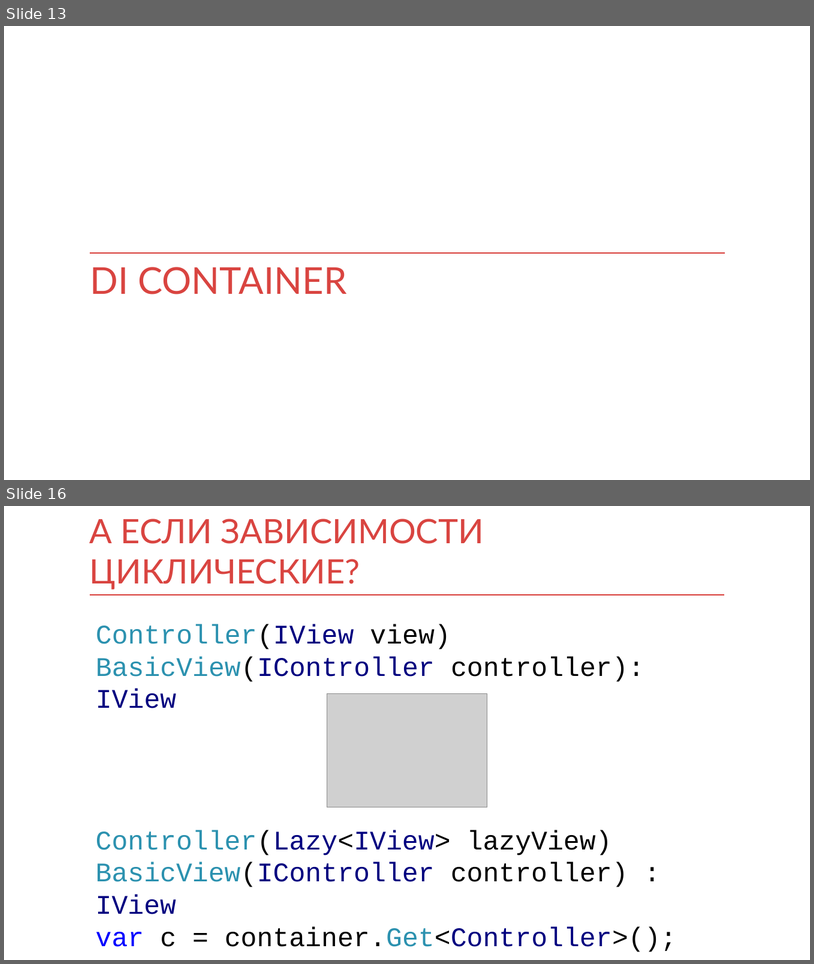
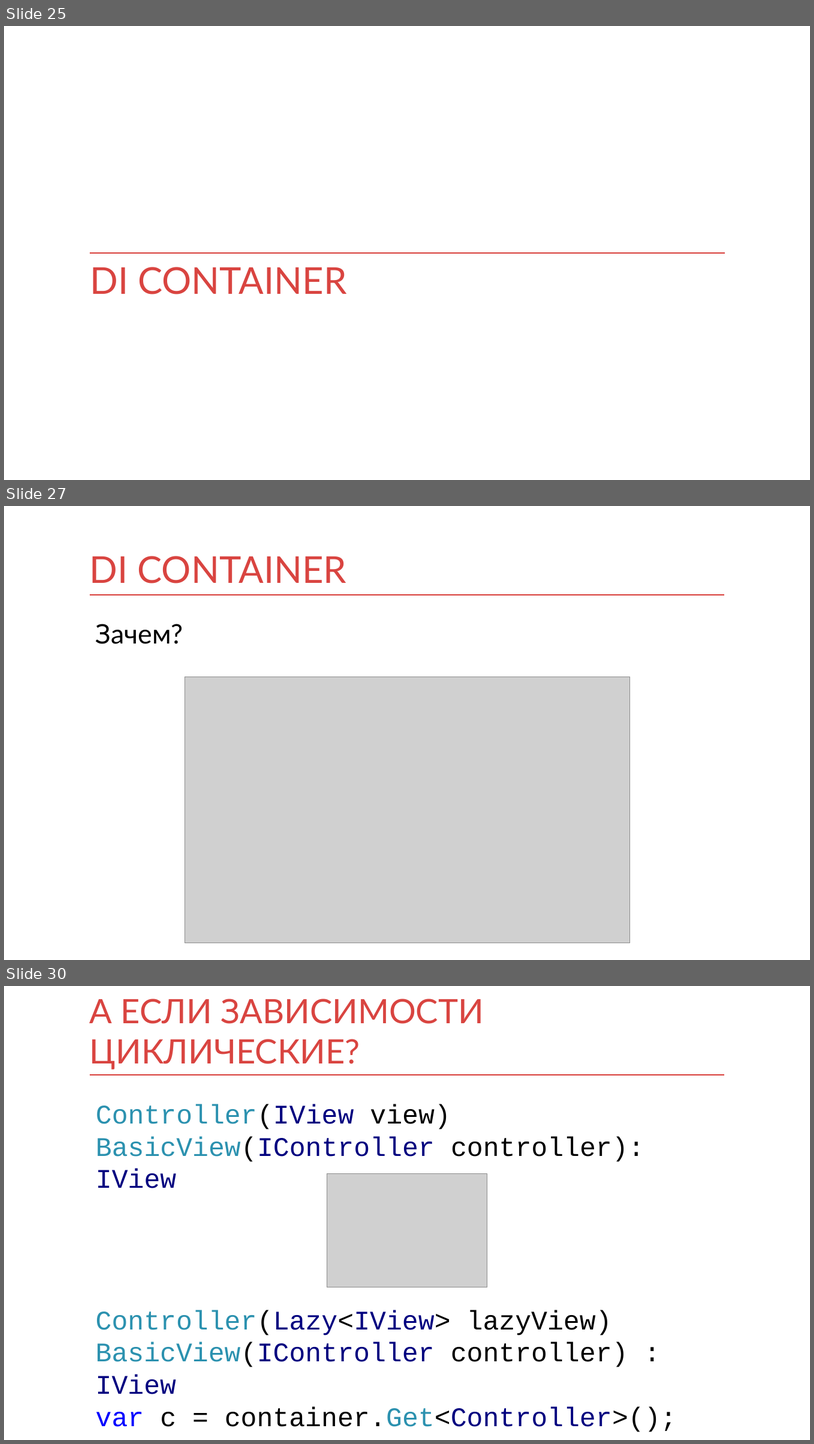
Before and after one commit to kontur-courses/di, a slide deck: di.pptx. Shown one above the other, each under a label of ours: slides 13 and 16 before the commit, slides 25, 27 and 30 after it; the slides between them are not shown. The pictures are 814x964 and 814x1444 pixels, drawn with LibreOffice and Linux fonts; fonts in the diff are those of the drawing; grey boxes stand for pictures. Boxes give left, top, right and bottom in pixels: in the first picture for what was removed or moved away, otherwise in the second. Text is boxed around its words. In the diff, an @@ line names an element or a change of style, - is before the commit and + after.

```diff
--- a/di.pptx
+++ b/di.pptx
@@ slide 27 added at [4, 506, 810, 960], background #FFFFFF; not listed: 1 template element that a slide beside it also shows @@
@@ title added at [90, 556, 347, 583], 44 pt, text #D94440 @@
+DI CONTAINER
@@ text added at [96, 624, 183, 644], 32 pt, text #000000 @@
+Зачем?
@@ picture added at [185, 676, 630, 942] @@
@@ what was slide 13 is now slide 25 @@
@@ what was slide 16 is now slide 30 @@
```
Also in this commit, not shown: 8 slides changed, 13 other slides added.
